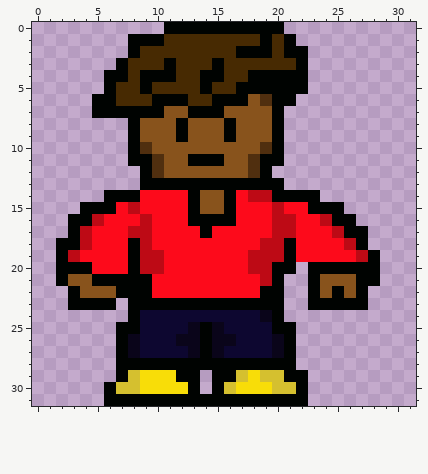
Pixel-art sprite -- src/main/resources/player/player-stand-still-down.png. That is the earlier state.
The file is 32x32 pixels. Colours within 5 levels of each other are drawn and written as one.
The result:
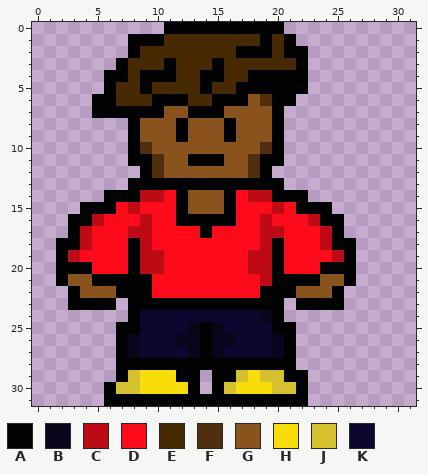
Palette (. is transparent): A #000301  B #0a051a  C #bd0a15  D #fd0a1b  E #472a02  F #502f0f  G #88531c  H #f8dd08  J #d5c02f  K #0d0730
The author wrote: new assets for player and enemies plus some collision detection for enemies.
Diff:
Colour A now appears in row 13 at x 8; in row 21 at x 21 to 22; in row 22 at x 21; in row 23 at x 22.
The author changed colour C to colour A in row 16 at x 24; in row 17 at x 25; in row 18 at x 20 and 26; in row 19 at x 20.
The author changed colour D to colour A in row 14 at x 12; in row 15 at x 12 and 22; in row 16 at x 12; in row 18 at x 25; in row 19 at x 26.
The author changed colour G to colour A in row 21 at x 26.
The author changed colour D to colour C in row 14 at x 9 to 10; in row 16 at x 19 and 23; in row 17 at x 19 and 24; in row 18 at x 24; in row 19 at x 25.
Colour D now appears in row 20 at x 22.
The author changed colour A to colour D in rows 18 to 19 at x 21; in row 20 at x 21 and 23.
The author changed colour C to colour D in row 16 at x 20 to 21; in row 17 at x 21.
Colour G now appears in row 22 at x 22.
The author changed colour A to colour G in rows 14 to 15 at x 13; in row 22 at x 23.
Colour A is gone in row 14 at x 23; in row 15 at x 25; in row 16 at x 26; in row 17 at x 26 to 27; in row 18 at x 27; in row 19 at x 28.
Colour A is gone in rows 20 to 21 at x 27 to 28; in row 22 at x 27; in row 23 at x 26 to 27.
Colour C is gone in row 19 at x 27.
Colour G is gone in row 22 at x 26.
Boxes around the changes in both pictures, in picture pixels (x1, y1, x2, y2):
changed: (128, 178, 200, 226)
changed: (260, 190, 380, 310)
